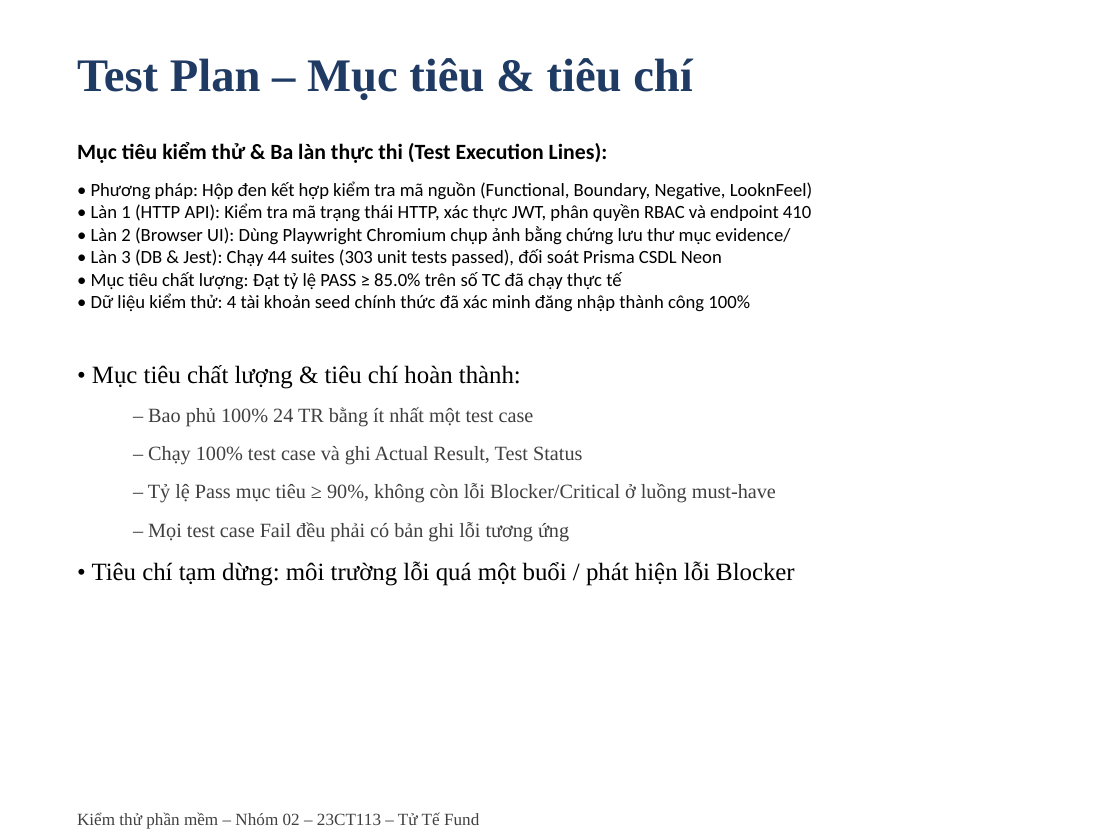
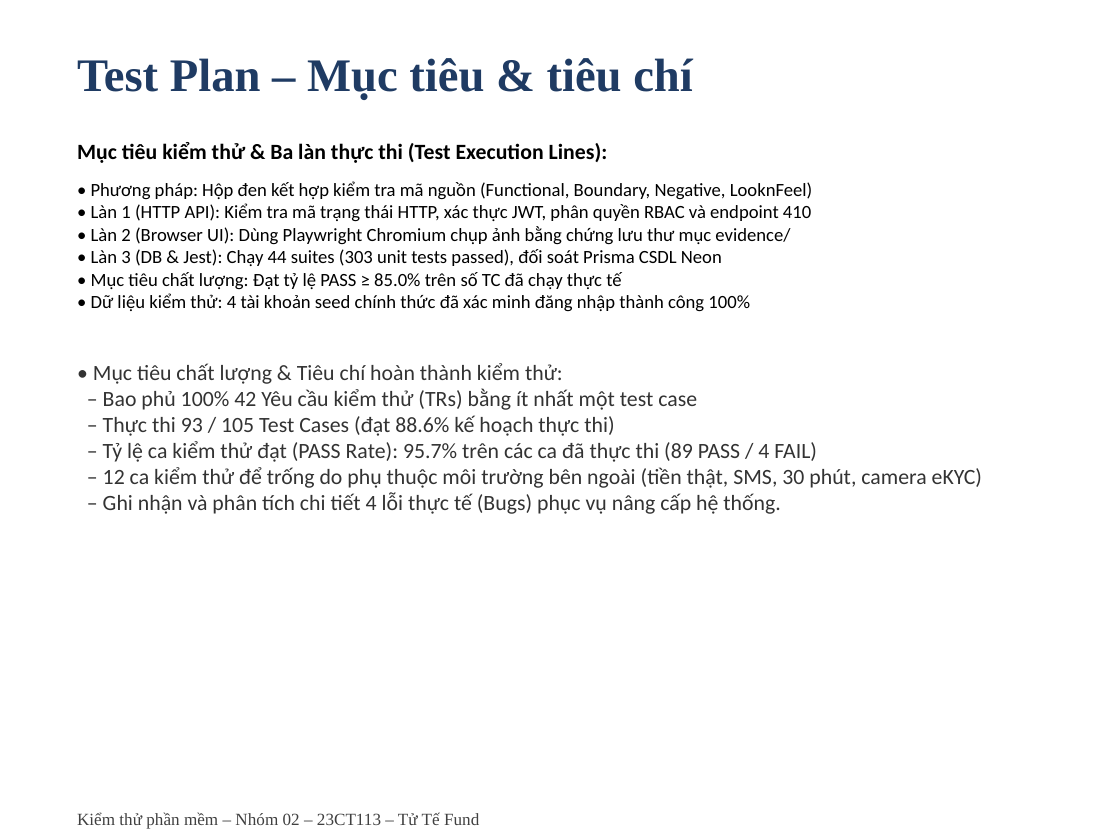
Before and after one commit to Escanor292/test, a slide deck: slide 5 of 23CT113_Nhom02_NenTangCrowdfunding(TuTeFund)/Word+ppt Báo Cáo/Ppt Báo cáo Nhóm 2 - 23CT113.pptx. Drawn at 1120x840 pixels with LibreOffice and Linux fonts; fonts in the diff are those of the drawing. Boxes give left, top, right and bottom in pixels: in the first picture for what was removed or moved away, otherwise in the second. Text is boxed around its words. In the diff, an @@ line names an element or a change of style, - is before the commit and + after.

Commit message:
docs(test): resolve all audit violations, fix workbook formulas, synchronize evidence, and update final reports

```diff
--- a/23CT113_Nhom02_NenTangCrowdfunding(TuTeFund)/Word+ppt Báo Cáo/Ppt Báo cáo Nhóm 2 - 23CT113.pptx
+++ b/23CT113_Nhom02_NenTangCrowdfunding(TuTeFund)/Word+ppt Báo Cáo/Ppt Báo cáo Nhóm 2 - 23CT113.pptx
@@ text at [93,363,982,514]: text changed; size 13 to 14 pt; font Times New Roman to Calibri; text colour #404040 to #333333 @@
-• Mục tiêu chất lượng & tiêu chí hoàn thành:
-  – Bao phủ 100% 24 TR bằng ít nhất một test case
-  – Chạy 100% test case và ghi Actual Result, Test Status
-  – Tỷ lệ Pass mục tiêu ≥ 90%, không còn lỗi Blocker/Critical ở luồng must-have
-  – Mọi test case Fail đều phải có bản ghi lỗi tương ứng
-• Tiêu chí tạm dừng: môi trường lỗi quá một buổi / phát hiện lỗi Blocker
+• Mục tiêu chất lượng & Tiêu chí hoàn thành kiểm thử:
+– Bao phủ 100% 42 Yêu cầu kiểm thử (TRs) bằng ít nhất một test case
+– Thực thi 93 / 105 Test Cases (đạt 88.6% kế hoạch thực thi)
+– Tỷ lệ ca kiểm thử đạt (PASS Rate): 95.7% trên các ca đã thực thi (89 PASS / 4 FAIL)
+– 12 ca kiểm thử để trống do phụ thuộc môi trường bên ngoài (tiền thật, SMS, 30 phút, camera eKYC)
+– Ghi nhận và phân tích chi tiết 4 lỗi thực tế (Bugs) phục vụ nâng cấp hệ thống.
```
Also in this commit, not shown: 6 other slides changed, 13 other files.
